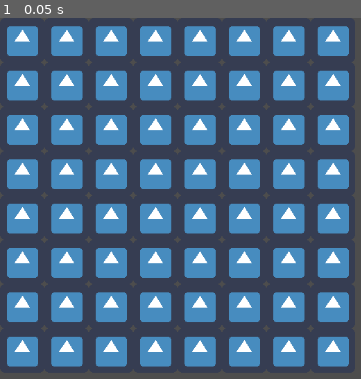
Above: before the commit, frame 1.
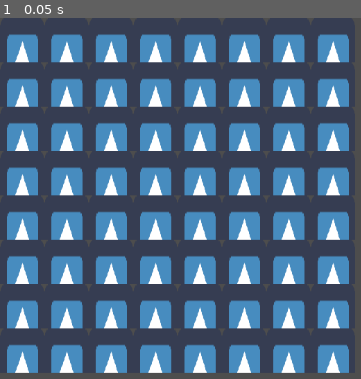
Above: after the commit, the same moment.

Repository: RogerRandomDev/gputiles
Game: Godot game, scene res://gpumap.tscn
Same seed, same stepped clock (60 frames per second), same inputs: the game is played once before the commit and once after it. This scene is started directly instead of the project's main scene. The engine's default icon, where the game draws it, is replaced by a stand-in: a white triangle on a blue panel in a dark square.
Inputs:
- Up to frame 1 (0.05 s): no input

The runs differ from the first frame. In frame 1, 33% of the frame differs, in the area x 1-97%, y 2-99%.
Error in both runs: Invalid call. Nonexistent function 'set_shader_param' in base 'ShaderMaterial'. (res://gpumap.gd:12)

Commit message:
Add files via upload

Diff:
--- a/gputiles/gpumap.tscn
+++ b/gputiles/gpumap.tscn
@@ -11,7 +11,7 @@
 uniform int tileCount=1;
 
 float getTile(vec2 input){
-	return texture(usedTiles,input).r;
+	return texture(usedTiles,round((input)*chunkSize-vec2(0.5))/chunkSize).r;
 }
 vec4 getPos(float tile,vec2 input){
 	vec2 inp = input*chunkSize;
@@ -35,7 +35,7 @@
 [sub_resource type="ShaderMaterial" id="ShaderMaterial_fh02r"]
 shader = SubResource( "Shader_iha7d" )
 shader_param/chunkSize = Vector2(8, 8)
-shader_param/tileCount = 1
+shader_param/tileCount = 2
 shader_param/tileset = ExtResource( "1_rrfo0" )
 shader_param/usedTiles = ExtResource( "1_rrfo0" )
 
